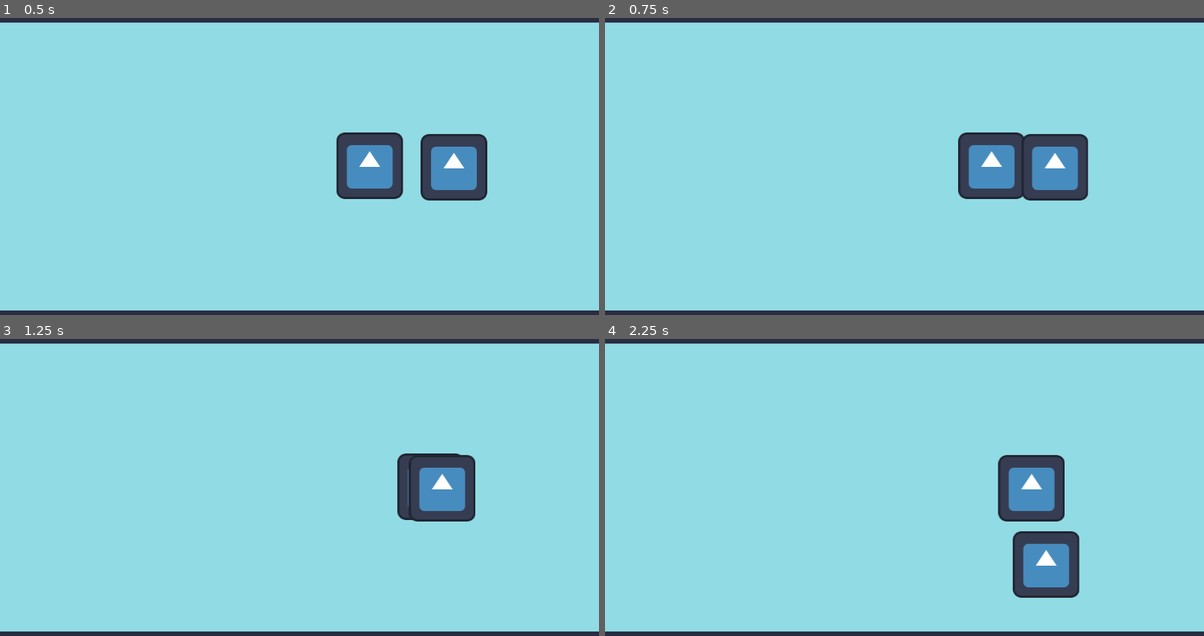
Above: before the commit, frames 1-4 (two rows, left to right).
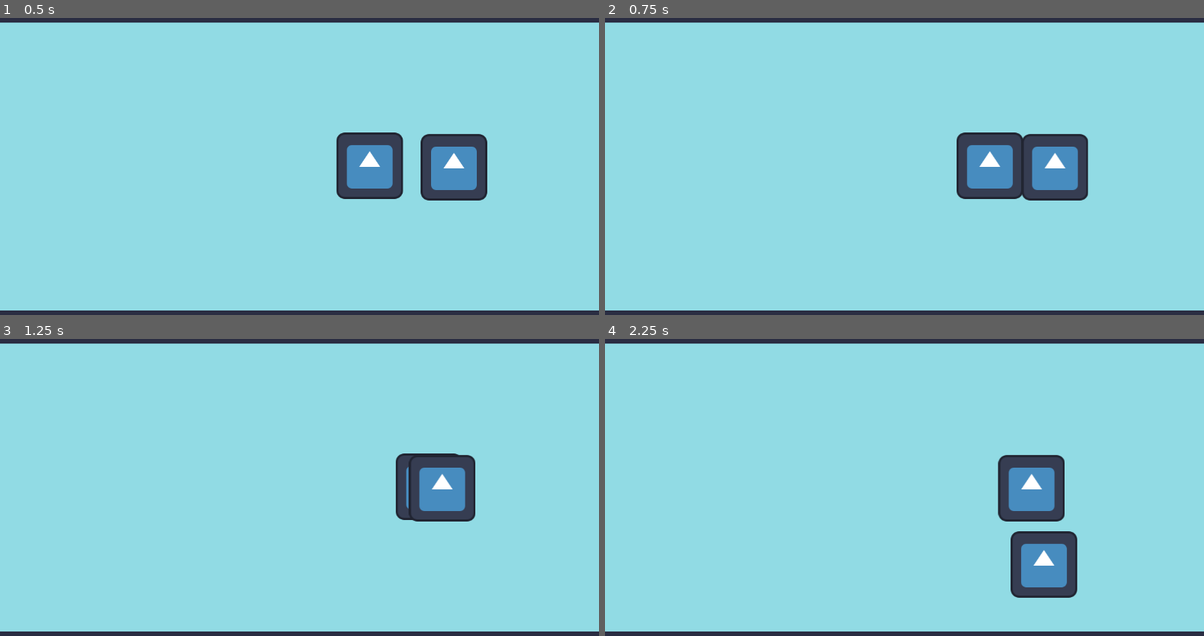
Above: after the commit, the same moments.

Repository: les-brows/la-boucle-musicale
Game: Godot game, scene res://MainScene.tscn
Same seed, same stepped clock (60 frames per second), same inputs: the game is played once before the commit and once after it. The engine's default icon, where the game draws it, is replaced by a stand-in: a white triangle on a blue panel in a dark square.
Inputs (mouse positions are in pixels of both pictures, inside the frame that each line leads up to):
- Up to frame 1 (0.5 s): no input
- Up to frame 2 (0.75 s): move the mouse to (1036, 148) at 0.52 s; hold D (player1_right) from 0.53 s (still down); right-click (1036, 148) at 0.6 s
- Up to frame 3 (1.25 s): keep holding D (player1_right)
- Up to frame 4 (2.25 s): move the mouse to (784, 502) at 1.27 s; release D (player1_right) at 1.28 s; hold S (player1_down) 1.28-2.03 s; right-click (784, 502) at 1.35 s; move the mouse to (964, 413) at 2.02 s; hold D (player1_right) from 2.03 s (still down); right-click (964, 413) at 2.1 s

Frame 1 is identical in both runs. In frame 2, 0.3% of the frame differs, in the area x 58-70%, y 38-61%; in frame 3, 0.2%; in frame 4, 0.5%, in the area x 67-80%, y 64-88%.

Commit message:
Add input manager

Diff:
--- /dev/null
+++ b/Objects/InputManager.tscn
@@ -0,0 +1,6 @@
+[gd_scene load_steps=2 format=3 uid="uid://dj2odukkrva8h"]
+
+[ext_resource type="Script" uid="uid://b6mry720xa184" path="res://Objects/input_manager.gd" id="1_1xcpp"]
+
+[node name="InputManager" type="Node"]
+script = ExtResource("1_1xcpp")
--- a/Objects/Player/Player.tscn
+++ b/Objects/Player/Player.tscn
@@ -1,16 +1,20 @@
-[gd_scene load_steps=4 format=3 uid="uid://b221e60ap4jq7"]
+[gd_scene load_steps=5 format=3 uid="uid://b221e60ap4jq7"]
 
-[ext_resource type="Script" uid="uid://dyqm6x6ex6gk" path="res://Objects/Player/player.gd" id="1_we6tp"]
+[ext_resource type="Script" uid="uid://dm1pr1a0sq6kn" path="res://Objects/Player/player.gd" id="1_we6tp"]
 [ext_resource type="Texture2D" uid="uid://bqyrux3e3tys5" path="res://icon.svg" id="2_oansn"]
+[ext_resource type="PackedScene" uid="uid://dj2odukkrva8h" path="res://Objects/InputManager.tscn" id="3_cac6a"]
 
 [sub_resource type="RectangleShape2D" id="RectangleShape2D_cac6a"]
 size = Vector2(130, 128)
 
-[node name="Player" type="CharacterBody2D"]
+[node name="Player" type="CharacterBody2D" node_paths=PackedStringArray("inputManagerNode")]
 script = ExtResource("1_we6tp")
+inputManagerNode = NodePath("InputManager")
 
 [node name="CollisionShape2D" type="CollisionShape2D" parent="."]
 shape = SubResource("RectangleShape2D_cac6a")
 
 [node name="Sprite2D" type="Sprite2D" parent="."]
 texture = ExtResource("2_oansn")
+
+[node name="InputManager" parent="." instance=ExtResource("3_cac6a")]
--- a/Objects/Player/player.gd
+++ b/Objects/Player/player.gd
@@ -2,25 +2,53 @@
 
 @export var speed = 200.0
 @export var size: Vector2
+@export var move_factor : float = 0.2
+
+var targetDir : Vector2 = Vector2(0, 0)
+@export var inputManagerNode  :Node
+var curr_look : float = 0
+var real_velocity : Vector2
+var push_force = 80.0
 
 func _ready():
 	size = $CollisionShape2D.shape.size
+	inputManagerNode.move_update.connect(_on_player_move)
+	inputManagerNode.shoot_update.connect(_on_player_shoot)
+
 
 func _physics_process(delta):
-	var direction = Vector2.ZERO
+	velocity = targetDir * speed
+	if(targetDir.length() > 0.01):
+		curr_look = targetDir.angle()
 
-	if Input.is_action_pressed("player1_right"):
-		direction.x += 1
-	if Input.is_action_pressed("player1_left"):
-		direction.x -= 1
-	if Input.is_action_pressed("player1_down"):
-		direction.y += 1
-	if Input.is_action_pressed("player1_up"):
-		direction.y -= 1
+	var collided_entity: KinematicCollision2D = move_and_collide(velocity * delta);
+	if(collided_entity != null):
+		var collider : Node2D = collided_entity.get_collider()
+		real_velocity = collided_entity.get_remainder()
+		if (collider is CharacterBody2D):
+			collider.move_and_collide(velocity.length() * move_factor * delta * (collider.global_position - global_position).normalized())
+		else:
+			if collider is RigidBody2D:
+				collider.apply_central_impulse(-collided_entity.get_normal() * push_force)
+			else:
+				collided_entity = move_and_collide(velocity.project(collided_entity.get_normal().orthogonal()) * delta);
+				if(collided_entity != null):
+					real_velocity = collided_entity.get_remainder()
+	else:
+		real_velocity = velocity
 
-	# Normalize direction to prevent faster diagonal movement
-	if direction.length() > 0:
-		direction = direction.normalized()
+	#$KeySprite.visible =  press_action.get_connections().size() > 0
 
-	velocity = direction * speed
-	move_and_slide()
+func _on_player_move(move_x :float, move_y : float) -> void:
+	targetDir.x = move_x
+	if targetDir.length() > 1:
+		targetDir = targetDir.normalized()
+
+	targetDir.y = move_y
+	if targetDir.length() > 1:
+		targetDir = targetDir.normalized()
+
+
+func _on_player_shoot() -> void:
+	#TODO
+	var i=0
--- /dev/null
+++ b/Objects/input_manager.gd
@@ -0,0 +1,46 @@
+extends Node
+
+signal move_update(move_x : Array, move_y : Array)
+signal shoot_update()
+
+
+static var move_directions_x:float = 0
+static var move_directions_y:float = 0
+
+
+# Called every frame. 'delta' is the elapsed time since the previous frame.
+func _process(_delta: float) -> void:
+	update_input()
+	update_shoot_input()
+
+
+func update_input():
+	# Horizontal input
+	if Input.is_action_pressed("player1_left"):
+		move_directions_x = -Input.get_action_strength("player1_left")
+	else:
+		if Input.is_action_pressed("player1_right"):
+			move_directions_x = Input.get_action_strength("player1_right")
+		else:
+			move_directions_x = 0
+
+	# Vertical input
+	if Input.is_action_pressed("player1_up"):
+		move_directions_y = -Input.get_action_strength("player1_up")
+	else:
+		if Input.is_action_pressed("player1_down"):
+			move_directions_y = Input.get_action_strength("player1_down")
+		else:
+			move_directions_y = 0
+
+
+	move_update.emit(move_directions_x, move_directions_y)
+
+
+
+
+
+func update_shoot_input() -> void:
+	if Input.is_action_just_pressed("player1_shoot"):
+
+		shoot_update.emit()
Not shown: 1 places in MainScene.tscn that only renumber resources
